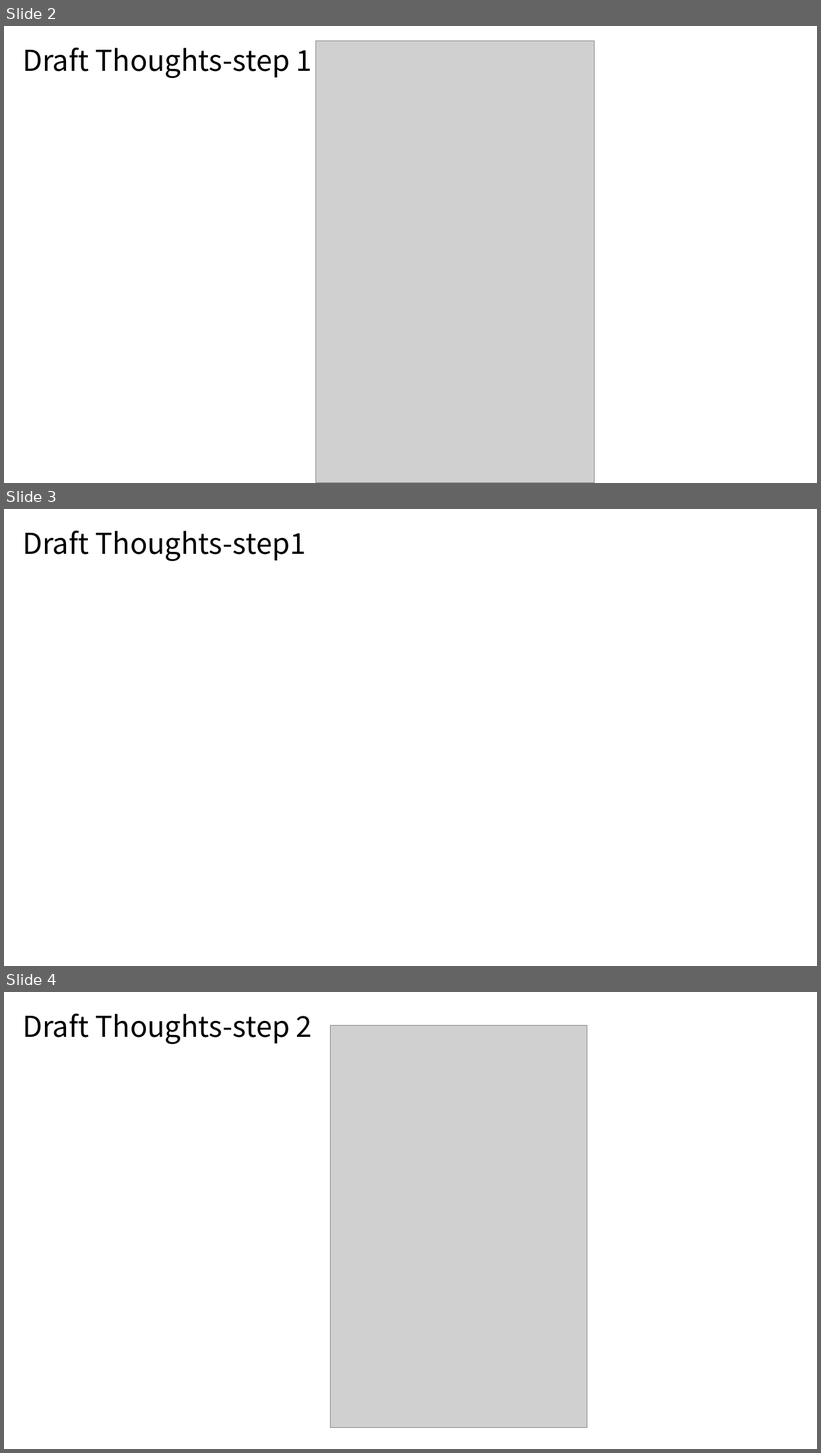
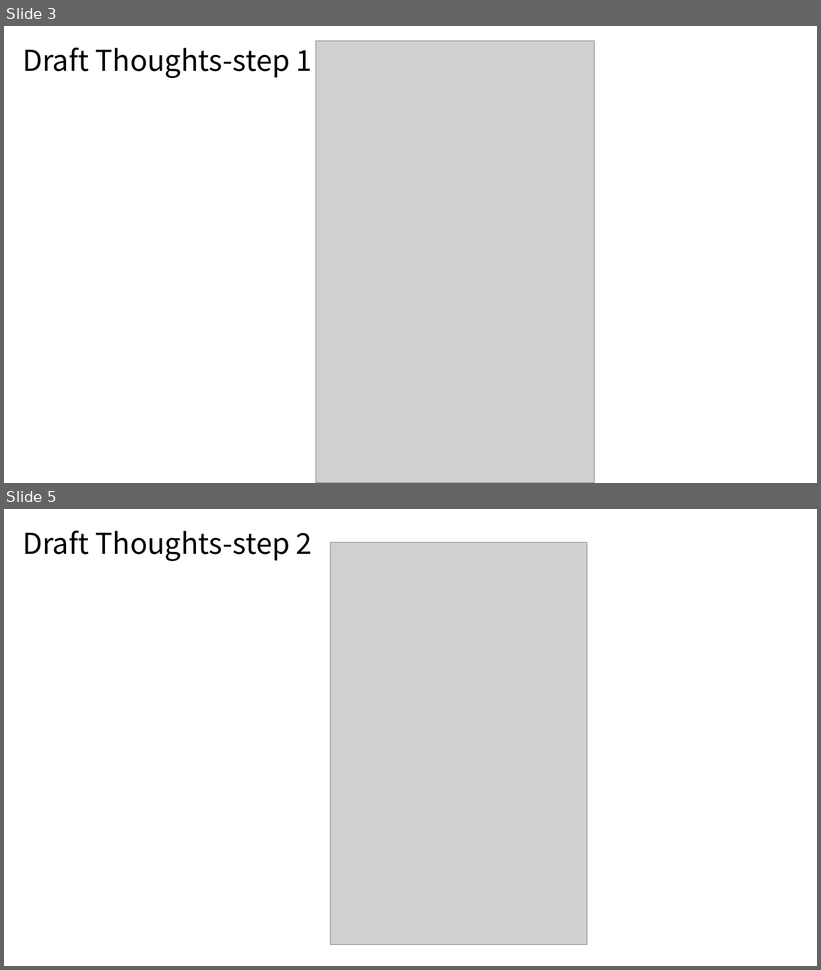
Before and after one commit to xrick/RickLiao-Repo, a slide deck: MyResearches/BCLearning+ProtoNet/Thoughts/bclearning+protonet_thoughts01.pptx. Shown one above the other, each under a label of ours: slides 2, 3 and 4 before the commit, slides 3 and 5 after it; the slides between them are not shown. The pictures are 821x1453 and 821x970 pixels, drawn with LibreOffice and Linux fonts; fonts in the diff are those of the drawing; grey boxes stand for pictures. Boxes give left, top, right and bottom in pixels: in the first picture for what was removed or moved away, otherwise in the second. Text is boxed around its words. In the diff, an @@ line names an element or a change of style, - is before the commit and + after.

```diff
--- a/MyResearches/BCLearning+ProtoNet/Thoughts/bclearning+protonet_thoughts01.pptx
+++ b/MyResearches/BCLearning+ProtoNet/Thoughts/bclearning+protonet_thoughts01.pptx
@@ slide 3 removed at [4, 509, 817, 966], background #FFFFFF @@
@@ title removed at [22, 530, 306, 561] @@
-Draft Thoughts-step1
@@ what was slide 2 is now slide 3 @@
@@ what was slide 4 is now slide 5 @@
```
Also in this commit, not shown: 3 slides added, 1 other slide removed, 37 other files.
